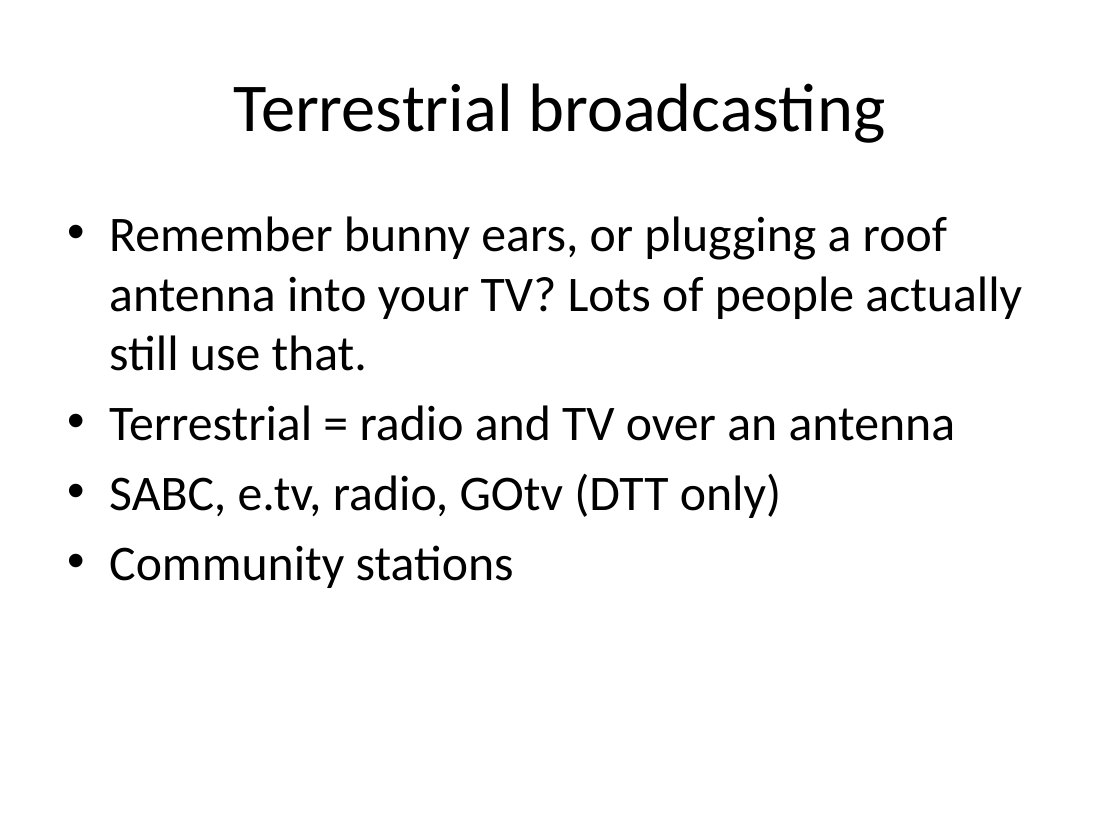
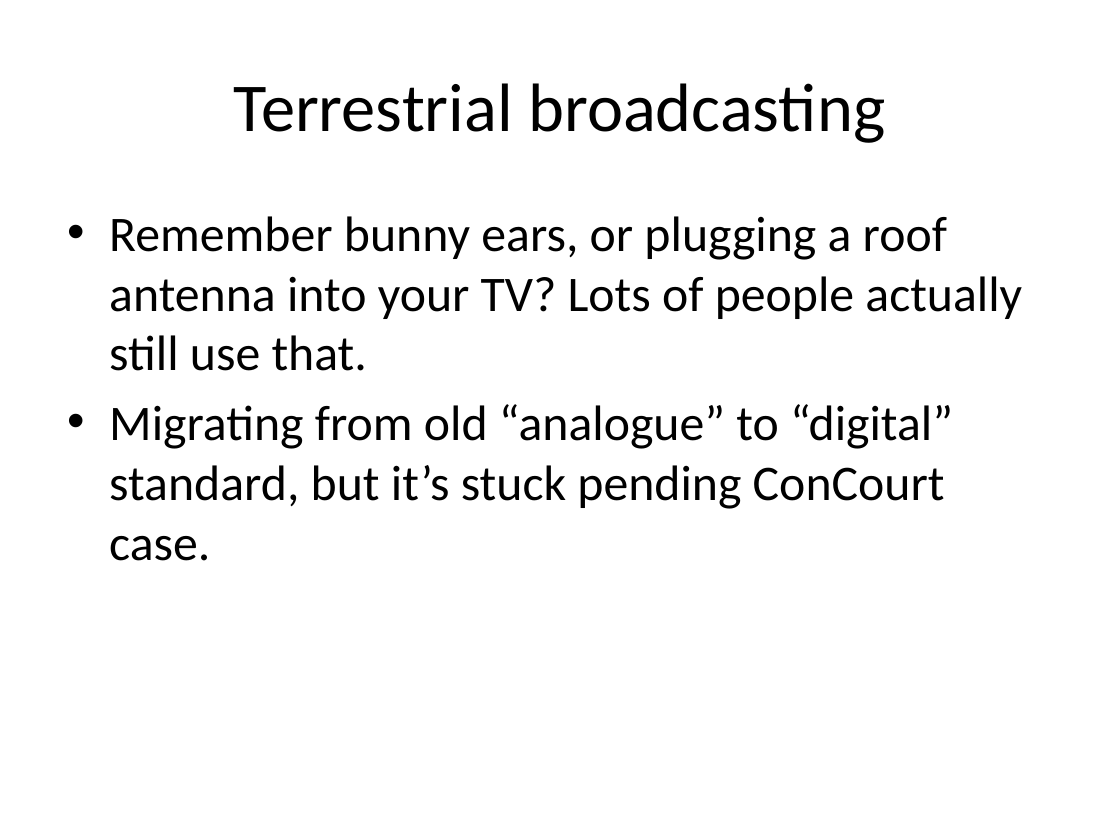
Before and after one commit to sigstart/sigstart.github.io, a slide deck: slide 9 of tv-broadcasting/TV broadcasting presentation outline.pptx (slide 8 before the commit). Drawn at 1120x840 pixels with LibreOffice and Linux fonts; fonts in the diff are those of the drawing. Boxes give left, top, right and bottom in pixels: in the first picture for what was removed or moved away, otherwise in the second. Text is boxed around its words. In the diff, an @@ line names an element or a change of style, - is before the commit and + after.

Commit message:
Simplifications and improvements to TV Broadcasting training slides

```diff
--- a/tv-broadcasting/TV broadcasting presentation outline.pptx
+++ b/tv-broadcasting/TV broadcasting presentation outline.pptx
@@ text at (109, 404, 953, 561): text changed @@
-• Terrestrial = radio and TV over an antenna
-• SABC, e.tv, radio, GOtv (DTT only)
-• Community stations
+• Migrating from old “analogue” to “digital” standard, but it’s stuck pending ConCourt case.
```
Also in this commit, not shown: 5 other slides changed, 3 slides added, 1 slide removed, 1 other file.
